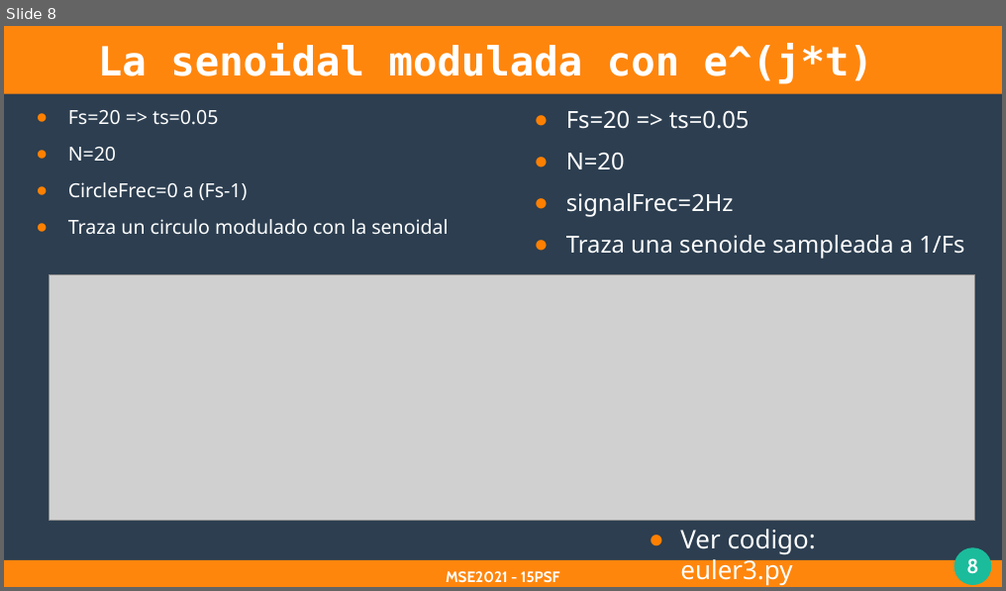
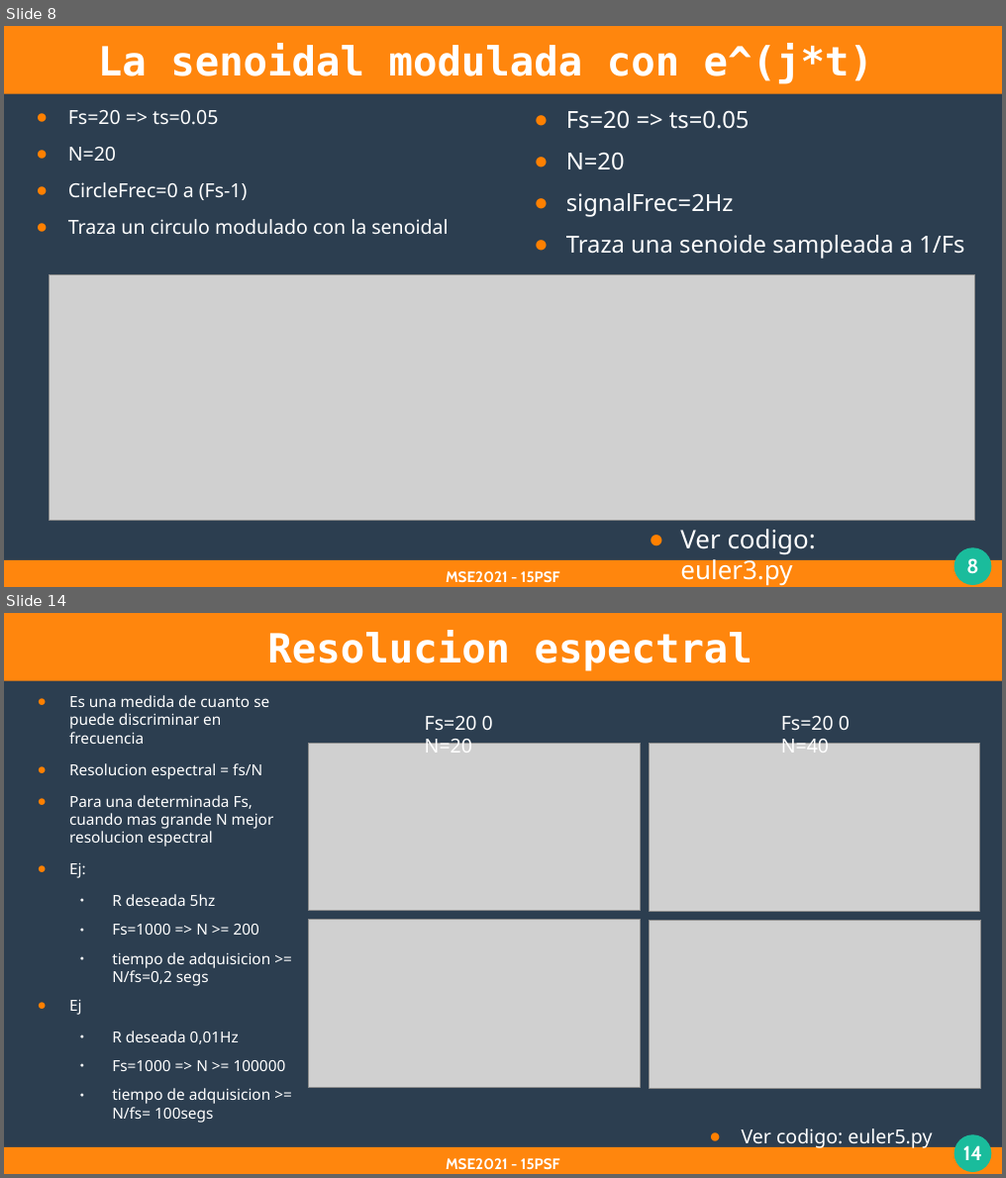
Before and after one commit to leonardods2007/psf_2021, a slide deck: clases/3_clase/3_clase.odp. Shown one above the other, each under a label of ours: slide 8 before the commit, slides 8 and 14 after it; the slides between them are not shown. The pictures are 1006x591 and 1006x1178 pixels, drawn with LibreOffice and Linux fonts; fonts in the diff are those of the drawing; grey boxes stand for pictures. Boxes give left, top, right and bottom in pixels: in the first picture for what was removed or moved away, otherwise in the second. Text is boxed around its words. In the diff, an @@ line names an element or a change of style, - is before the commit and + after.

```diff
--- a/clases/3_clase/3_clase.odp
+++ b/clases/3_clase/3_clase.odp
@@ slide 14 added at <box>4,613,1002,1174</box>, background #2C3E50; not listed: 4 template elements that a slide beside it also shows @@
@@ title added at <box>267,630,752,671</box>, 32 pt, text #FFFFFF, bold @@
+Resolucion espectral
@@ text added at <box>69,695,286,1123</box>, 12.1 pt, text #FFFFFF @@
+● Es una medida de cuanto se puede discriminar en frecuencia
+● Resolucion espectral = fs/N
+● Para una determinada Fs, cuando mas grande N mejor resolucion espectral
+● Ej:
+  ● R deseada 5hz
+  ● Fs=1000 => N >= 200
+  ● tiempo de adquisicion >= N/fs=0,2 segs
+● Ej
+  ● R deseada 0,01Hz
+  ● Fs=1000 => N >= 100000
+  ● tiempo de adquisicion >= N/fs= 100segs
@@ text added at <box>425,716,493,753</box>, 15.4 pt, text #FFFFFF @@
+Fs=20 0 N=20
@@ text added at <box>781,716,849,753</box>, 15.4 pt, text #FFFFFF @@
+Fs=20 0 N=40
@@ picture added at <box>308,743,640,910</box> @@
@@ picture added at <box>648,744,980,911</box> @@
@@ picture added at <box>308,919,640,1087</box> @@
@@ picture added at <box>649,920,981,1088</box> @@
@@ text added at <box>742,1129,932,1151</box>, 15.4 pt, text #FFFFFF @@
+● Ver codigo: euler5.py
@@ text added at <box>446,1158,560,1169</box>, 12 pt, text #FFFFFF, bold @@
+MSE2021 - 15PSF
```
Also in this commit, not shown: 4 slides changed, 4 other slides added, 10 other files.
